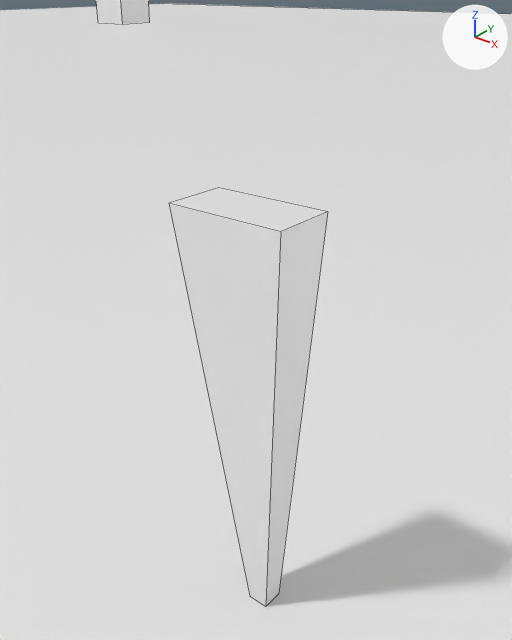
The Blender file TIK_BGE.blend, before and after one commit.
Rendered twice from a 50 mm lens placed at (1.34, -1.72, 2.34), pointed at (-0.06, 0.02, 1.25). The lights are fixed; the arrows at upper right show +X, +Y and +Z. Mesh edges are drawn as thin lines.

Before the edit, the objects in view are built like this:
```python
me_cube = bpy.data.meshes.new('Cube')
me_cube.from_pydata([(0.22, 0.02, 1.2), (0.04, 0.04, -0.5), (0.22, -0.22, 1.2), (0.04, -0.04, -0.5), (-0.22, 0.02, 1.2), (-0.04, 0.04, -0.5), (-0.22, -0.22, 1.2), (-0.04, -0.04, -0.5)], [], [(0, 4, 6, 2), (3, 2, 6, 7), (7, 6, 4, 5), (5, 1, 3, 7), (1, 0, 2, 3), (5, 4, 0, 1)])
me_cube.materials.append(mat_material)  # white #e7e7e7
me_cube_008 = bpy.data.meshes.new('Cube.008')
me_cube_008.from_pydata(...)  # a box spanning x -1.0..1.0, y -1.0..1.0, z -1.0..1.0; a box spanning x -7.0..-5.0, y 31.0..33.0, z -1.0..1.0; a box spanning x 23.0..25.0, y 26.0..28.0, z -1.0..1.0; a box spanning x 55.0..57.0, y 42.0..44.0, z -1.0..1.0; a box spanning x 63.0..65.0, y 0.0..2.0, z -1.0..1.0; a box spanning x 31.0..33.0, y -17.0..-15.0, z -1.0..1.0; a box spanning x 58.0..60.0, y -35.0..-33.0, z -1.0..1.0; a box spanning x -18.0..-16.0, y -35.0..-33.0, z -1.0..1.0
me_plane = bpy.data.meshes.new('Plane')
me_plane.from_pydata([(-1.0, -1.0, 0.0), (1.0, -1.0, 0.0), (-1.0, 1.0, 0.0), (1.0, 1.0, 0.0)], [], [(0, 1, 3, 2)])
ob_floor = bpy.data.objects.new('Floor', me_plane)
ob_floor.location = (0.0, 0.0, 0.0)
ob_floor.scale = (50.0, 50.0, 50.0)
ob_floor_guide = bpy.data.objects.new('Floor Guide', me_cube_008)
ob_floor_guide.parent = ob_floor
ob_floor_guide.matrix_parent_inverse = Matrix(((0.02, 0.0, 0.0, 0.0), (0.0, 0.02, 0.0, 0.0), (0.0, 0.0, 0.02, 0.0), (0.0, 0.0, 0.0, 1.0)))
ob_floor_guide.location = (-25.0, -5.0, 1.0)
ob_player = bpy.data.objects.new('Player', me_cube)
ob_player.location = (0.0, 0.0, 0.5)
```
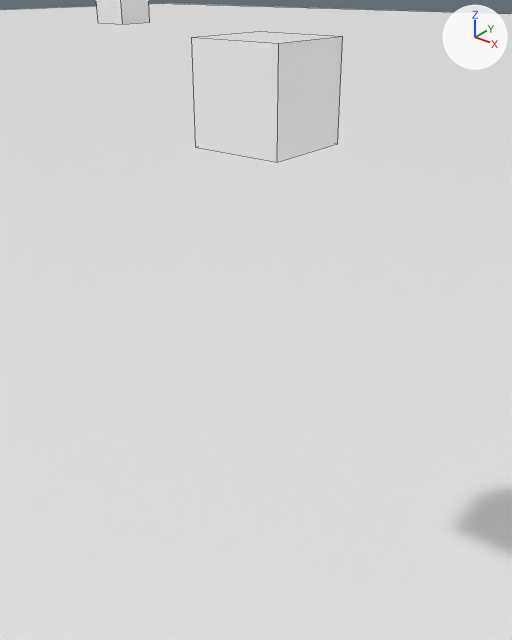
Changed parts and their boxes (x1, y1, x2, y2) in the pictures (512 x 640 px):
'Player', hidden
    before: (169, 188, 328, 606)
'Camera Holder', added
    after: (192, 31, 343, 162)

What the commit changed:
Mesh me_camera_holder is new.
It is a box spanning x -0.154..0.154, y -0.154..0.154, z 1.872..2.18.
Object 'Player' (ob_player) is now hidden.
Object 'Camera Holder' (ob_camera_holder) is new; it shows me_camera_holder.
Its parent is ob_player.
Its matrix parent inverse is Matrix(((1.0, 0.0, 0.0, 0.0), (0.0, 1.0, 0.0, 0.0), (0.0, 0.0, 1.0, -0.5), (0.0, 0.0, 0.0, 1.0))).
Its location is (0.0, 0.0, 0.0).
